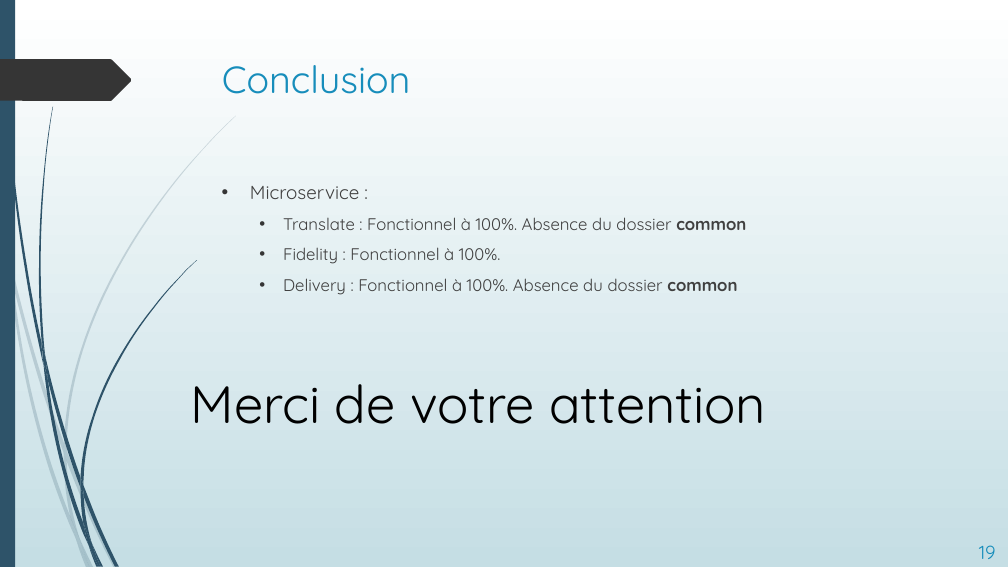
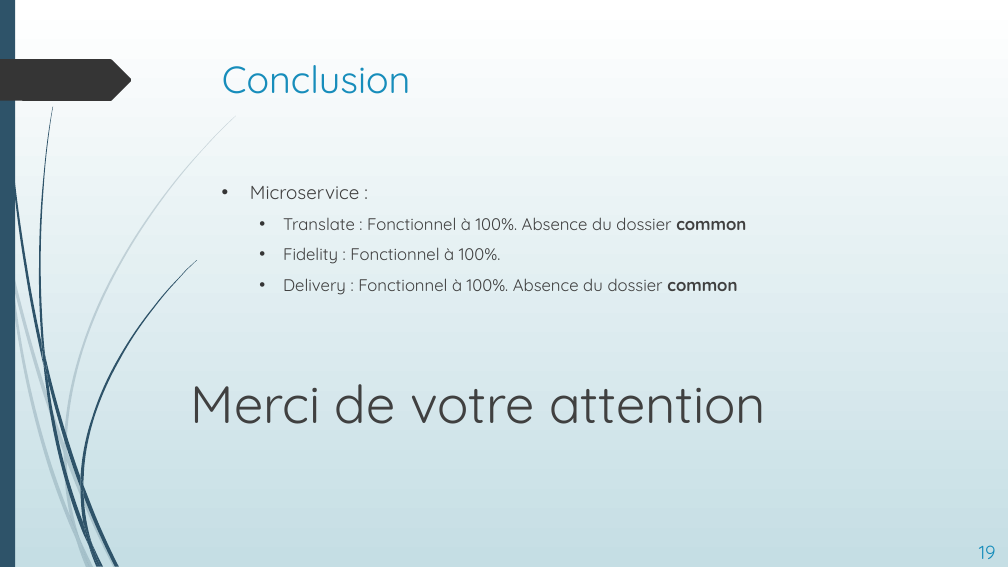
Before and after one commit to Thibault-Marchal/Fidelity, a slide deck: slide 21 of PowerPointProjetFINAL.pptx. Drawn at 1008x567 pixels with LibreOffice and Linux fonts; fonts in the diff are those of the drawing. Boxes give left, top, right and bottom in pixels: in the first picture for what was removed or moved away, otherwise in the second. Text is boxed around its words. In the diff, an @@ line names an element or a change of style, - is before the commit and + after.

```diff
--- a/PowerPointProjetFINAL.pptx
+++ b/PowerPointProjetFINAL.pptx
@@ text "Merci de votre attention" at [191, 384, 766, 424]: text colour #000000 to #404040 @@
```
Also in this commit, not shown: 1 other slide changed.
